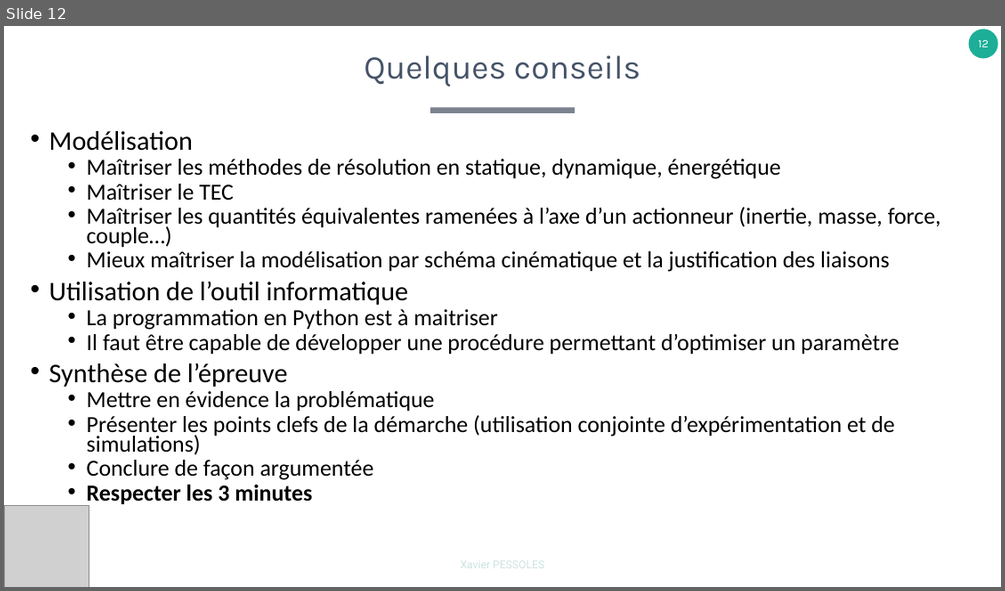
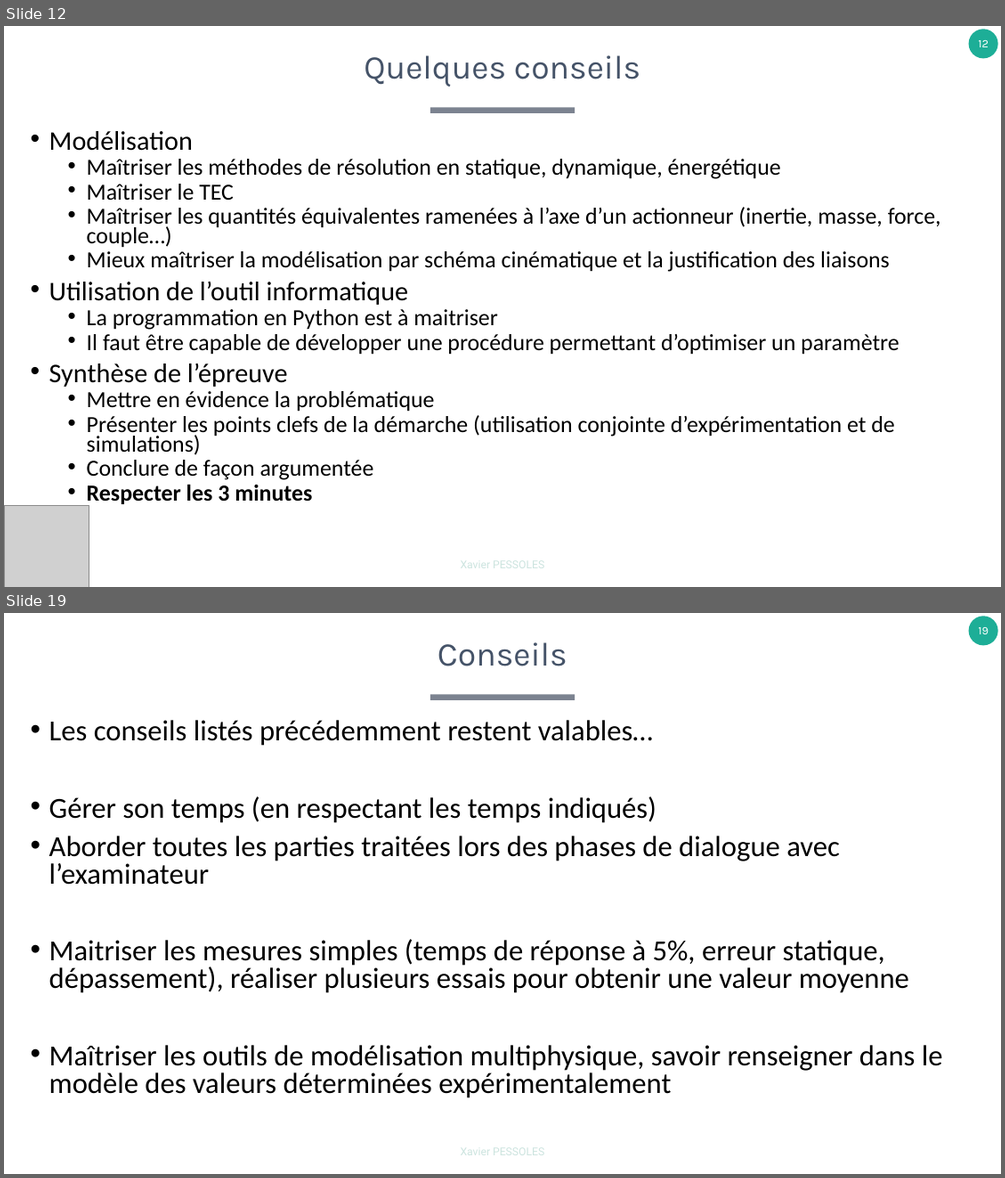
Before and after one commit to xpessoles/TP_Concours, a slide deck: A_Organisation/EpreuvesOralesCPGE.pptx. Shown one above the other, each under a label of ours: slide 12 before the commit, slides 12 and 19 after it; the slides between them are not shown. The pictures are 1005x591 and 1005x1178 pixels, drawn with LibreOffice and Linux fonts; fonts in the diff are those of the drawing; grey boxes stand for pictures. Boxes give left, top, right and bottom in pixels: in the first picture for what was removed or moved away, otherwise in the second. Text is boxed around its words. In the diff, an @@ line names an element or a change of style, - is before the commit and + after.

```diff
--- a/A_Organisation/EpreuvesOralesCPGE.pptx
+++ b/A_Organisation/EpreuvesOralesCPGE.pptx
@@ slide 19 added at bbox=[4, 613, 1001, 1174], background #FFFFFF; not listed: 2 template elements that a slide beside it also shows @@
@@ title added at bbox=[437, 642, 567, 666], 32 pt, text #455368 @@
+Conseils
@@ text added at bbox=[49, 720, 943, 1098], 28 pt, text #000000 @@
+• Les conseils listés précédemment restent valables…
+• Gérer son temps (en respectant les temps indiqués)
+• Aborder toutes les parties traitées lors des phases de dialogue avec l’examinateur
+• Maitriser les mesures simples (temps de réponse à 5%, erreur statique, dépassement), réaliser plusieurs essais pour obtenir une valeur moyenne
+• Maîtriser les outils de modélisation multiphysique, savoir renseigner dans le modèle des valeurs déterminées expérimentalement
```
Also in this commit, not shown: 2 slides changed, 6 other slides added, 1 slide removed.
